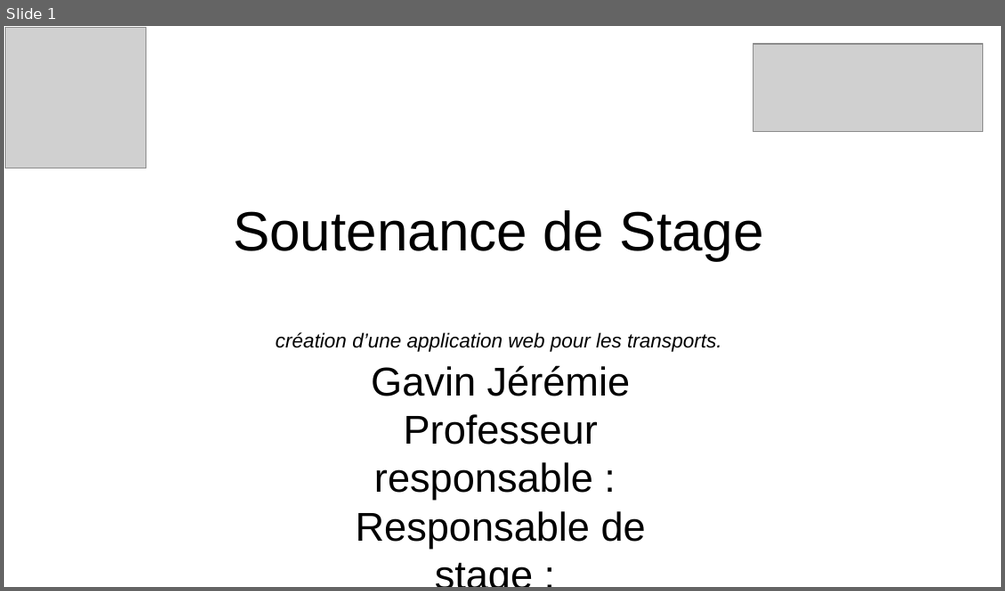
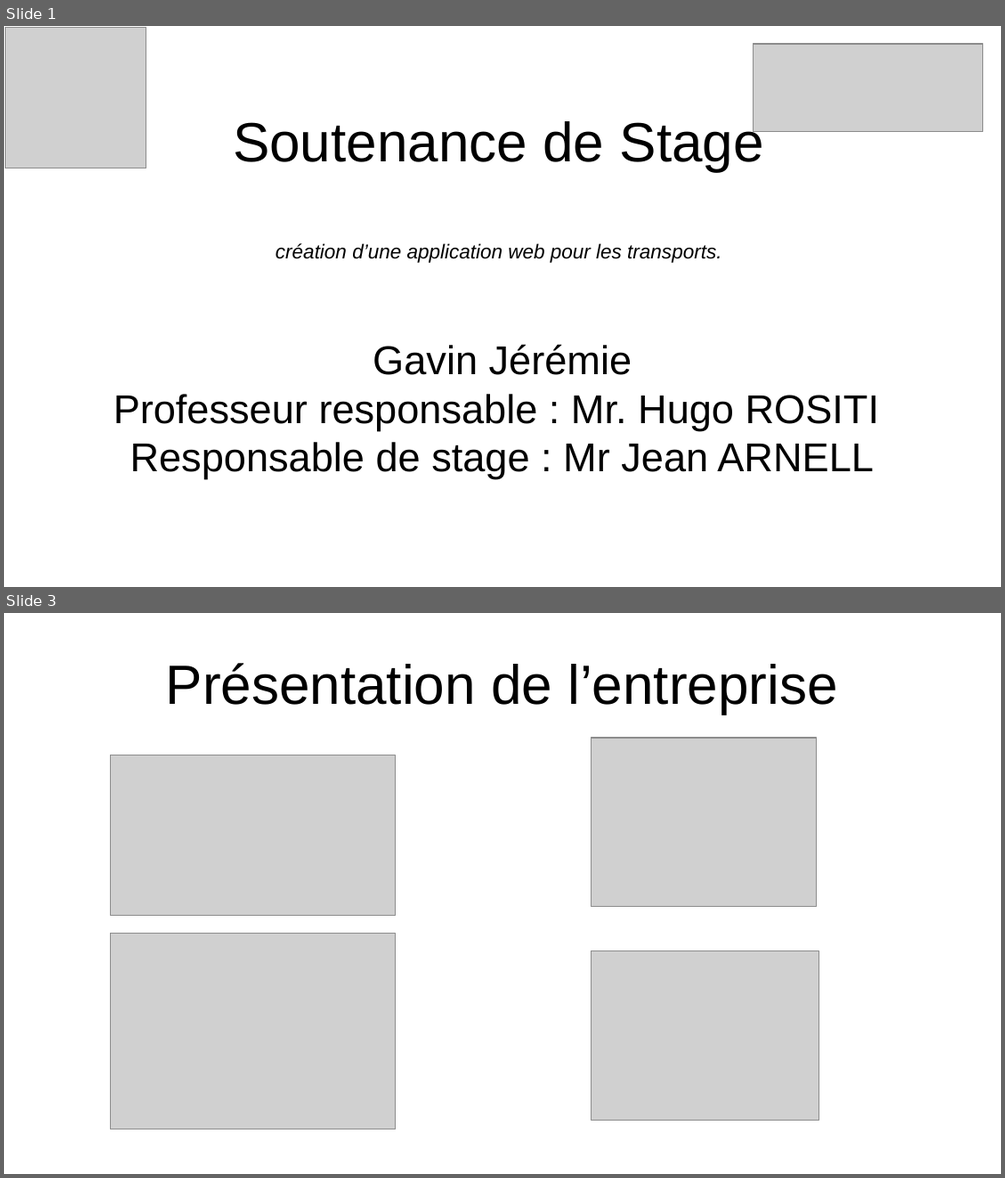
Before and after one commit to Malfioso/MaaS-Computech, a slide deck: Soutenance.odp. Shown one above the other, each under a label of ours: slide 1 before the commit, slides 1 and 3 after it; the slides between them are not shown. The pictures are 1005x591 and 1005x1178 pixels, drawn with LibreOffice and Linux fonts; fonts in the diff are those of the drawing; grey boxes stand for pictures. Boxes give left, top, right and bottom in pixels: in the first picture for what was removed or moved away, otherwise in the second. Text is boxed around its words. In the diff, an @@ line names an element or a change of style, - is before the commit and + after.

Commit message:
Soutenance

```diff
--- a/Soutenance.odp
+++ b/Soutenance.odp
@@ slide 3 added at (4,613,1001,1174), background #FFFFFF @@
@@ title added at (166,663,837,714), 44 pt, text #000000 @@
+Présentation de l’entreprise
@@ picture added at (592,738,817,906) @@
@@ picture added at (111,755,396,915) @@
@@ picture added at (111,933,396,1129) @@
@@ picture added at (592,951,820,1119) @@
@@ slide 1 changed as well @@
@@ title "Soutenance de Stage création d’une ..." rewrapped from (233,210,764,352) to (233,117,764,263) @@
@@ subtitle "Gavin Jérémie": place and size @@
-subtitle "Gavin Jérémie" at (356,365,646,548)
+subtitle "Gavin Jérémie" at (113,344,879,478)
@@ subtitle at (113,394,879,478): text changed @@
-Professeur responsable :
-Responsable de stage :
+Professeur responsable : Mr. Hugo ROSITI
+Responsable de stage : Mr Jean ARNELL
```
Also in this commit, not shown: 5 other slides added, 2 other files.
